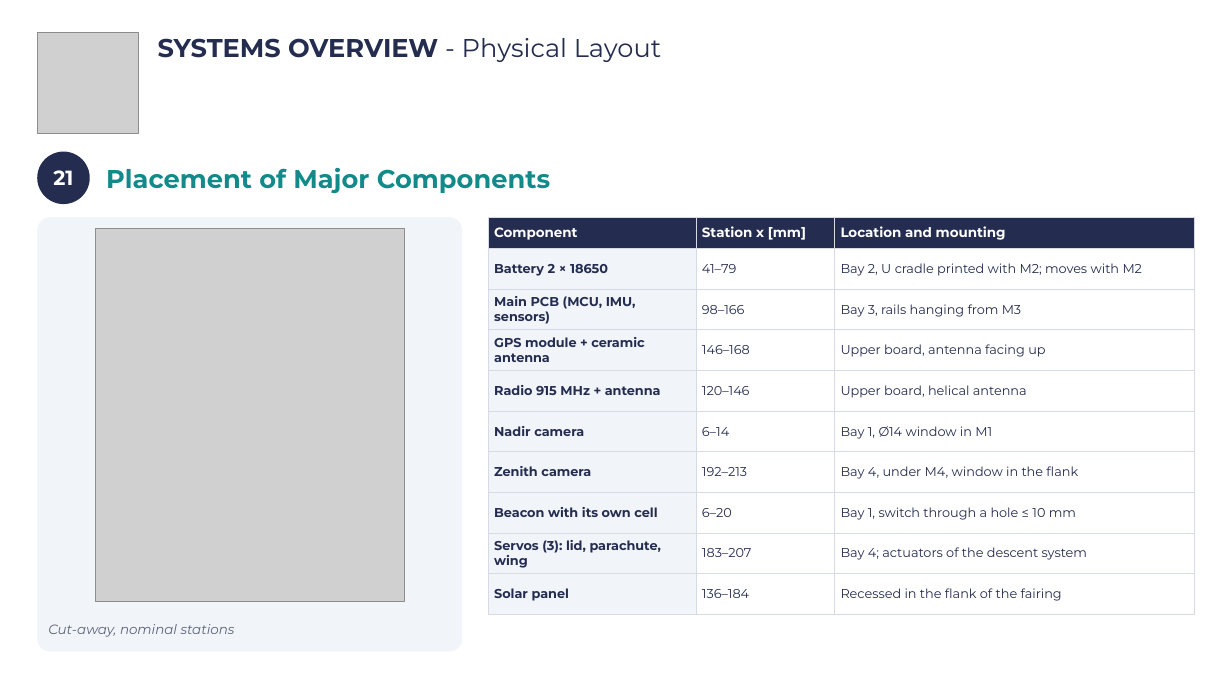
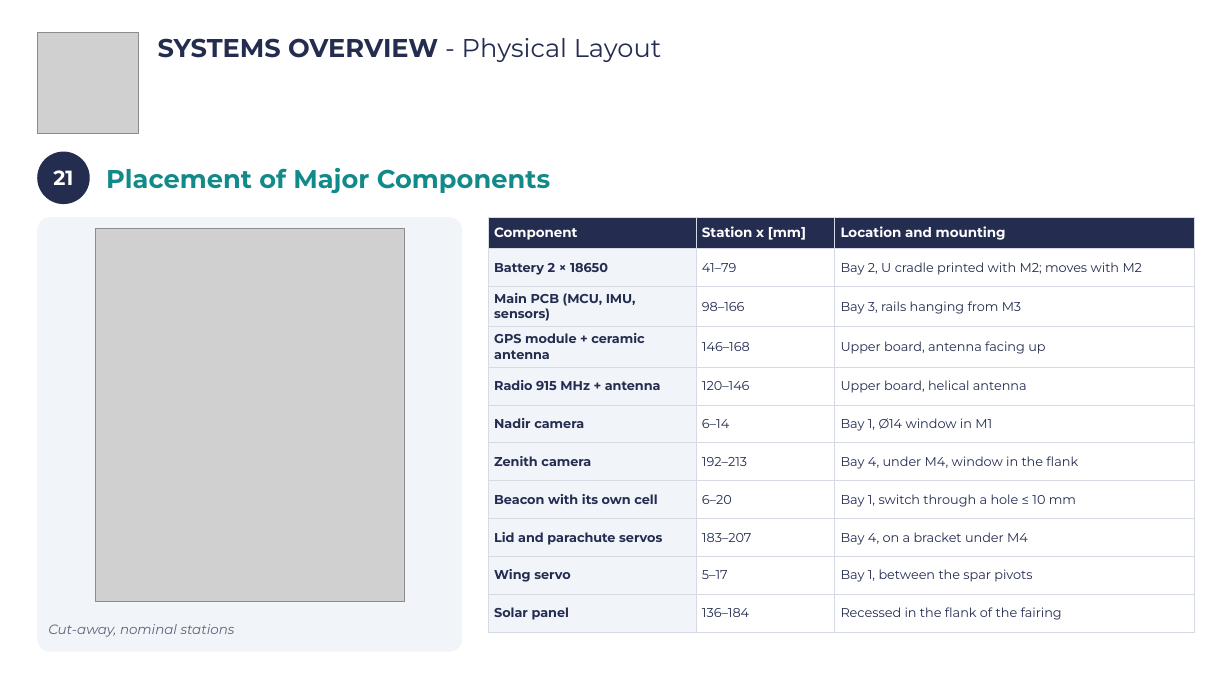
Before and after one commit to Caetano18/proyecto, a slide deck: slide 24 of cansat_pdr/laminas_plantilla/CanSat_PDR_Hermes_completo.pptx. Drawn at 1232x693 pixels with LibreOffice and Linux fonts; fonts in the diff are those of the drawing; grey boxes stand for pictures; background and template pictures are left out. Boxes give left, top, right and bottom in pixels: in the first picture for what was removed or moved away, otherwise in the second. Text is boxed around its words. In the diff, an @@ line names an element or a change of style, - is before the commit and + after.

```diff
--- a/cansat_pdr/laminas_plantilla/CanSat_PDR_Hermes_completo.pptx
+++ b/cansat_pdr/laminas_plantilla/CanSat_PDR_Hermes_completo.pptx
@@ table at (x1=488, y1=217, x2=1195, y2=628) @@
-row 9: Servos (3): lid, parachute, wing | 183–207 | Bay 4; actuators of the descent system
+row 9: Lid and parachute servos | 183–207 | Bay 4, on a bracket under M4
+row 10: Wing servo | 5–17 | Bay 1, between the spar pivots
```
Also in this commit, not shown: 13 other slides changed, 34 other files.
